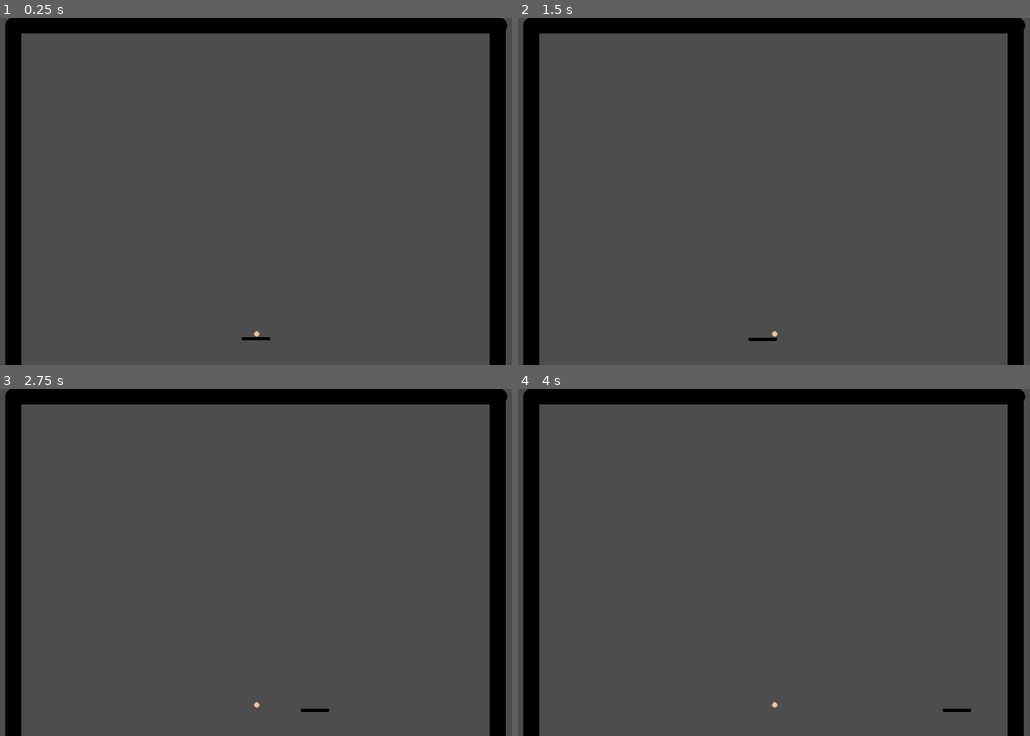
Above: before the commit, frames 1-4 (two rows, left to right).
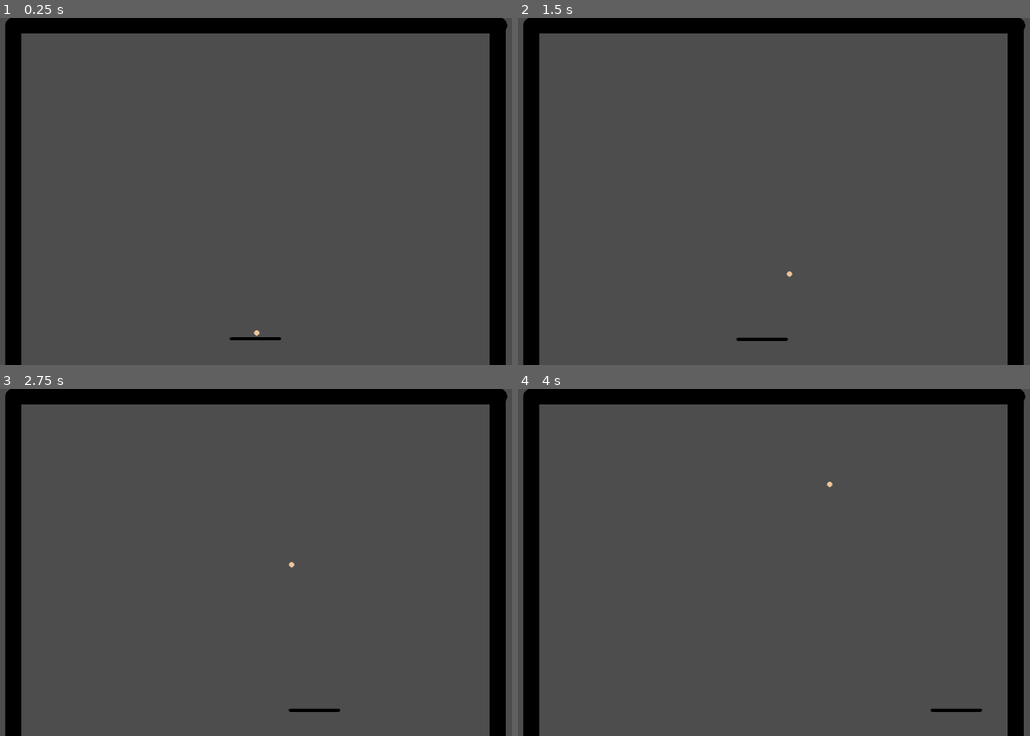
Above: after the commit, the same moments.

Repository: Joseph-Sesti/Arkanoid
Game: Godot game, scene res://Level/level.tscn
The game is run twice, just before and just after one commit, with the same random seed, the same clock (stepped at 60 frames per second) and the same inputs. The project has no main scene, so this scene is started directly.
Inputs (mouse positions are in pixels of both pictures, inside the frame that each line leads up to):
- Up to frame 1 (0.25 s): no input
- Up to frame 2 (1.5 s): tap Enter at 0.5 s; drag from (774, 344) to (835, 115) at 0.52 s; tap Space at 1.25 s; drag from (774, 333) to (743, 260) at 1.27 s
- Up to frame 3 (2.75 s): tap Enter at 2 s; move the mouse to (317, 486) at 2.02 s; press the mouse at (317, 486) at 2.03 s
- Up to frame 4 (4 s): release the mouse at (835, 486) at 2.75 s; tap Space at 2.75 s; drag from (743, 631) to (584, 510) at 2.77 s; tap Enter at 3.5 s; move the mouse to (958, 614) at 3.52 s; press the mouse at (958, 614) at 3.53 s

The runs differ from the first frame. In frame 1, less than 0.1% of the frame differs, in the area x 44-55%, y 89-93%; in frame 2, less than 0.1%; in frame 3, less than 0.1%, in the area x 49-67%, y 49-94%; in frame 4, less than 0.1%.
Error before the commit: Parse Error: Identifier "on_game_start" not declared in the current scope. (res://Ball/ball.gd:8)

Commit message:
ball bouncing with rough angles and speed

Diff:
--- a/Ball/ball.gd
+++ b/Ball/ball.gd
@@ -1,7 +1,8 @@
 extends RigidBody2D
 
-const BALL_MOVEMENT: Vector2 = Vector2(2,0)
-#var paddle_scene: PackedScene = preload("res://Paddle/paddle.tscn")
+const BALL_SPEED: Vector2 = Vector2(1, -4)
+var ball_velocity = Vector2(0.5, -2)
+@onready var paddle = get_node("/root/Level/Paddle")
 
 # Called when the node enters the scene tree for the first time.
 func _ready():
@@ -9,4 +10,18 @@
 
 # Called every frame. 'delta' is the elapsed time since the previous frame.
 func _process(delta):
-	pass
+	if freeze == false:
+		var collision_info = move_and_collide(ball_velocity)
+		if collision_info:
+			var collider = collision_info.get_collider()
+			if collider.collision_layer == 2:
+				var difference = global_position - paddle.global_position
+				ball_velocity = difference.normalized() * BALL_SPEED
+				print(ball_velocity)
+			#var reflect = collision_info.get_remainder().bounce(collision_info.get_normal())
+			ball_velocity = ball_velocity.bounce(collision_info.get_normal())
+			#move_and_collide(reflect)
+
+
+func on_game_start() -> void:
+	freeze = false
--- a/Ball/ball.tscn
+++ b/Ball/ball.tscn
@@ -4,13 +4,17 @@
 [ext_resource type="Texture2D" uid="uid://bj84q2rlbg20a" path="res://assets/sprites/Arkanoid ball.png" id="1_lwlt6"]
 
 [sub_resource type="PhysicsMaterial" id="PhysicsMaterial_iho5o"]
-bounce = 0.3
+friction = 0.0
 
 [sub_resource type="CircleShape2D" id="CircleShape2D_383n3"]
 radius = 6.0
 
-[node name="Ball" type="RigidBody2D" groups=["Ball"]]
+[node name="Ball" type="RigidBody2D" groups=["ball"]]
+position = Vector2(466, 350)
+collision_mask = 3
+mass = 0.01
 physics_material_override = SubResource("PhysicsMaterial_iho5o")
+gravity_scale = 0.0
 max_contacts_reported = 1
 contact_monitor = true
 can_sleep = false
@@ -22,5 +26,4 @@
 [node name="CollisionShape2D" type="CollisionShape2D" parent="."]
 shape = SubResource("CircleShape2D_383n3")
 
-[connection signal="body_exited" from="." to="." method="_on_ball_miss"]
 [connection signal="input_event" from="." to="." method="_on_input_event"]
--- a/Level/level.tscn
+++ b/Level/level.tscn
@@ -1,9 +1,10 @@
-[gd_scene load_steps=5 format=3 uid="uid://1qptm6rc505v"]
+[gd_scene load_steps=6 format=3 uid="uid://1qptm6rc505v"]
 
 [ext_resource type="Script" path="res://Level/level.gd" id="1_0nnk8"]
 [ext_resource type="PackedScene" uid="uid://bwi6m8rvsdwvc" path="res://Wall/wall.tscn" id="1_o6dq7"]
 [ext_resource type="PackedScene" uid="uid://byfll8amoelhn" path="res://Ball/ball.tscn" id="1_vmf86"]
 [ext_resource type="PackedScene" uid="uid://ck7hu6lj4sjca" path="res://Paddle/paddle.tscn" id="3_ejuec"]
+[ext_resource type="PackedScene" uid="uid://cv2jsagmu6arx" path="res://Offscreen/Offscreen.tscn" id="5_plirj"]
 
 [node name="Level" type="Node2D"]
 position = Vector2(1, -1)
@@ -17,5 +18,8 @@
 freeze = true
 
 [node name="Ball" parent="." instance=ExtResource("1_vmf86")]
-position = Vector2(580, 591)
+position = Vector2(580, 589)
 freeze = true
+
+[node name="Area2D" parent="." instance=ExtResource("5_plirj")]
+position = Vector2(564, 653)
--- /dev/null
+++ b/Offscreen/Offscreen.gd
@@ -0,0 +1,5 @@
+extends Area2D
+
+func _on_body_entered(body):
+	if body.is_in_group(GameManager.GROUP_BALL) == true:
+		print("Ball has left screen")
--- /dev/null
+++ b/Offscreen/Offscreen.tscn
@@ -0,0 +1,20 @@
+[gd_scene load_steps=3 format=3 uid="uid://cv2jsagmu6arx"]
+
+[ext_resource type="Script" path="res://Offscreen/Offscreen.gd" id="1_pu6rx"]
+
+[sub_resource type="RectangleShape2D" id="RectangleShape2D_tx5tc"]
+size = Vector2(0.946235, 3.01587)
+
+[node name="Offscreen" type="Area2D"]
+position = Vector2(584, 524)
+script = ExtResource("1_pu6rx")
+
+[node name="CollisionShape2D" type="CollisionShape2D" parent="."]
+z_index = 1
+position = Vector2(21, 125)
+rotation = -3.14159
+scale = Vector2(1375.98, 94.5)
+shape = SubResource("RectangleShape2D_tx5tc")
+one_way_collision_margin = 0.0
+
+[connection signal="body_entered" from="." to="." method="_on_body_entered"]
--- a/Paddle/paddle.gd
+++ b/Paddle/paddle.gd
@@ -1,13 +1,13 @@
 extends RigidBody2D
 
-const DRAG_BOX_MAX: Vector2 = Vector2(410, 0)
-const DRAG_BOX_MIN: Vector2 = Vector2(-410, 0)
+const SIGNALMANAGER = preload("res://singletons/signal_manager.gd")
+const DRAG_BOX_MAX: Vector2 = Vector2(395, 0)
+const DRAG_BOX_MIN: Vector2 = Vector2(-395, 0)
 const RAIL: Vector2 = Vector2(0,0)
 var _drag_start: Vector2 = Vector2.ZERO
 var _last_dragged_position: Vector2 = Vector2.ZERO
 var _dragged_vector: Vector2 = Vector2.ZERO
 var _start: Vector2 = Vector2.ZERO
-var _draggable: bool = false
 var _last_drag_amount: float = 0.0
 var _dragging: bool = false
 var _released: bool = false
--- a/Paddle/paddle.tscn
+++ b/Paddle/paddle.tscn
@@ -4,10 +4,11 @@
 [ext_resource type="Script" path="res://Paddle/paddle.gd" id="1_o04pg"]
 
 [sub_resource type="RectangleShape2D" id="RectangleShape2D_f4r7s"]
-size = Vector2(53, 21)
+size = Vector2(95, 21)
 
-[node name="Paddle" type="RigidBody2D" groups=["Paddle"]]
-position = Vector2(577, 599)
+[node name="Paddle" type="RigidBody2D" groups=["paddle"]]
+position = Vector2(585, 600)
+collision_layer = 2
 input_pickable = true
 gravity_scale = 0.0
 max_contacts_reported = 1
@@ -15,10 +16,12 @@
 script = ExtResource("1_o04pg")
 
 [node name="Sprite2D" type="Sprite2D" parent="."]
+position = Vector2(0.25008, 0)
+scale = Vector2(1.80468, 1)
 texture = ExtResource("1_h7hsi")
 
 [node name="CollisionShape2D" type="CollisionShape2D" parent="."]
-position = Vector2(-1.5, 7.5)
+position = Vector2(-2.5, 7)
 shape = SubResource("RectangleShape2D_f4r7s")
 
 [connection signal="input_event" from="." to="." method="_on_input_event"]
--- a/Wall/wall.tscn
+++ b/Wall/wall.tscn
@@ -2,7 +2,7 @@
 
 [ext_resource type="Texture2D" uid="uid://dut1cbgjei8c8" path="res://assets/sprites/Arkanoid wall.png" id="1_ighvd"]
 
-[node name="Wall" type="StaticBody2D" groups=["Wall"]]
+[node name="Wall" type="StaticBody2D" groups=["wall"]]
 position = Vector2(0, -1)
 
 [node name="Sprite2D" type="Sprite2D" parent="."]
@@ -10,4 +10,4 @@
 
 [node name="CollisionPolygon2D" type="CollisionPolygon2D" parent="."]
 position = Vector2(-444, 436)
-polygon = PackedVector2Array(1, -2, 3, -858, 876, -858, 879, 12, 907, 14, 901, -885, -20, -882, -24, 2)
+polygon = PackedVector2Array(1, -2, 3, -858, 876, -858, 879, 12, 907, 14, 901, -885, 402.085, -883.375, -20, -882, -24, 2)
--- a/project.godot
+++ b/project.godot
@@ -17,6 +17,7 @@
 [autoload]
 
 SignalManager="*res://singletons/signal_manager.gd"
+GameManager="*res://singletons/game_manager.gd"
 
 [input]
 
--- a/singletons/game_manager.gd
+++ b/singletons/game_manager.gd
@@ -1,6 +1,10 @@
 extends Node
 
 #var main_scene: PackedScene = preload("res://Main/main.tscn")
+const GROUP_BALL: String = "ball"
+const GROUP_PADDLE: String = "paddle"
+const GROUP_OFFSCREEN: String = "offscreen"
+
 
 # Called when the node enters the scene tree for the first time.
 func _ready():
Not shown, removed: Level/level.tscn.tmp
